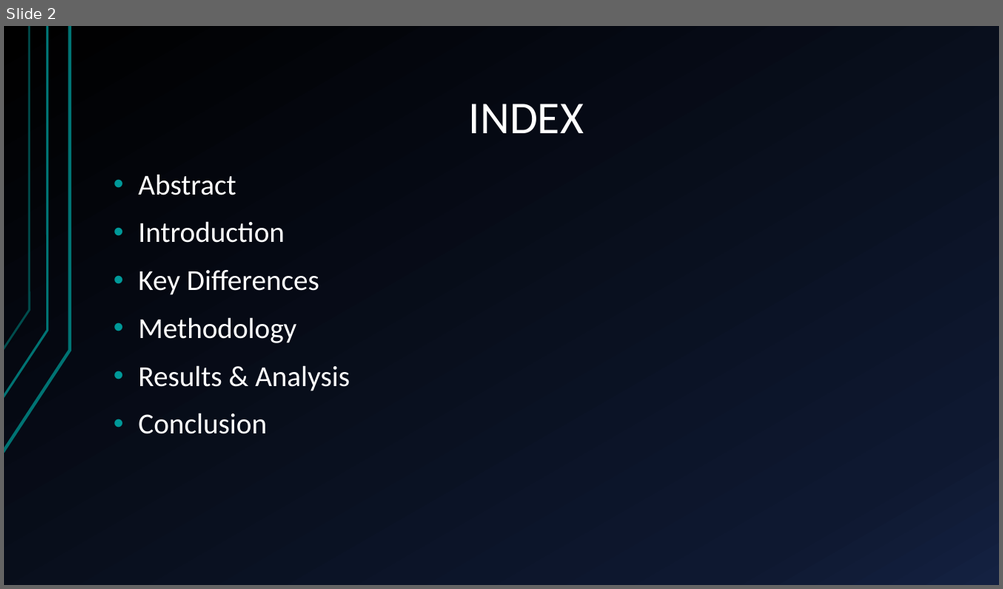
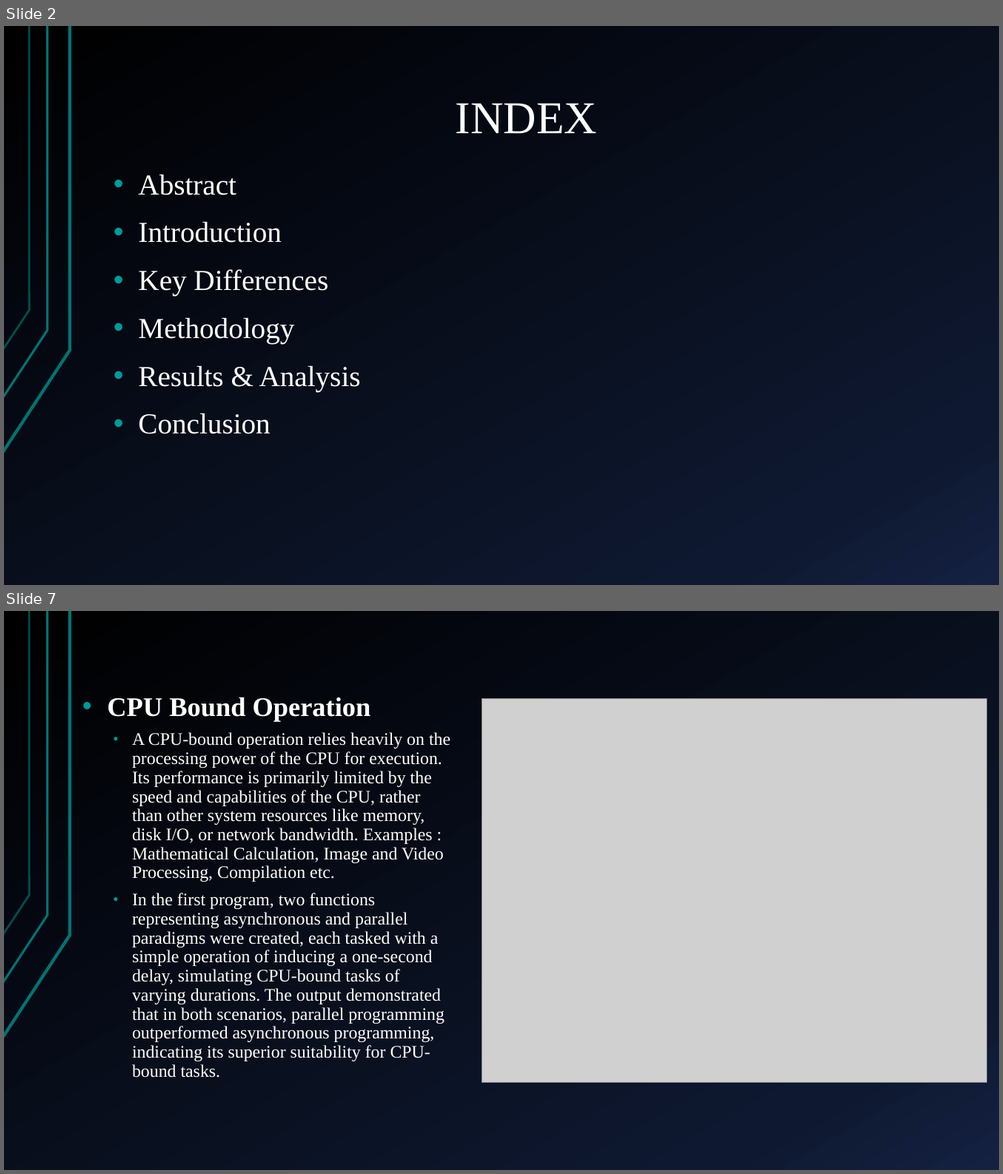
Before and after one commit to ShreyashBhardwaj/AnalysisoUseCases, a slide deck: Analysis of Use Cases.pptx. Shown one above the other, each under a label of ours: slide 2 before the commit, slides 2 and 7 after it; the slides between them are not shown. The pictures are 1003x589 and 1003x1174 pixels, drawn with LibreOffice and Linux fonts; fonts in the diff are those of the drawing; grey boxes stand for pictures. Boxes give left, top, right and bottom in pixels: in the first picture for what was removed or moved away, otherwise in the second. Text is boxed around its words. In the diff, an @@ line names an element or a change of style, - is before the commit and + after.

```diff
--- a/Analysis of Use Cases.pptx
+++ b/Analysis of Use Cases.pptx
@@ slide 7 added at (4,611,999,1170), background gradient #000000 to #0F1931 to #142242; not listed: 3 template elements that a slide beside it also shows @@
@@ text added at (107,697,450,1078), 17 pt, text #FFFFFF @@
+• CPU Bound Operation
+  • A CPU-bound operation relies heavily on the processing power of the CPU for execution. Its performance is primarily limited by the speed and capabilities of the CPU, rather than other system resources like memory, disk I/O, or network bandwidth. Examples : Mathematical Calculation, Image and Video Processing, Compilation etc.
+  • In the first program, two functions representing asynchronous and parallel paradigms were created, each tasked with a simple operation of inducing a one-second delay, simulating CPU-bound tasks of varying durations. The output demonstrated that in both scenarios, parallel programming outperformed asynchronous programming, indicating its superior suitability for CPU-bound tasks.
@@ picture added at (481,698,987,1082) @@
@@ slide 2 changed as well @@
@@ title "INDEX" at (455,103,597,133): font Calibri to Times New Roman @@
@@ text "Abstract" at (138,174,361,434): font Calibri to Times New Roman @@
```
Also in this commit, not shown: 6 other slides changed, 8 other slides added, 2 slides removed.
